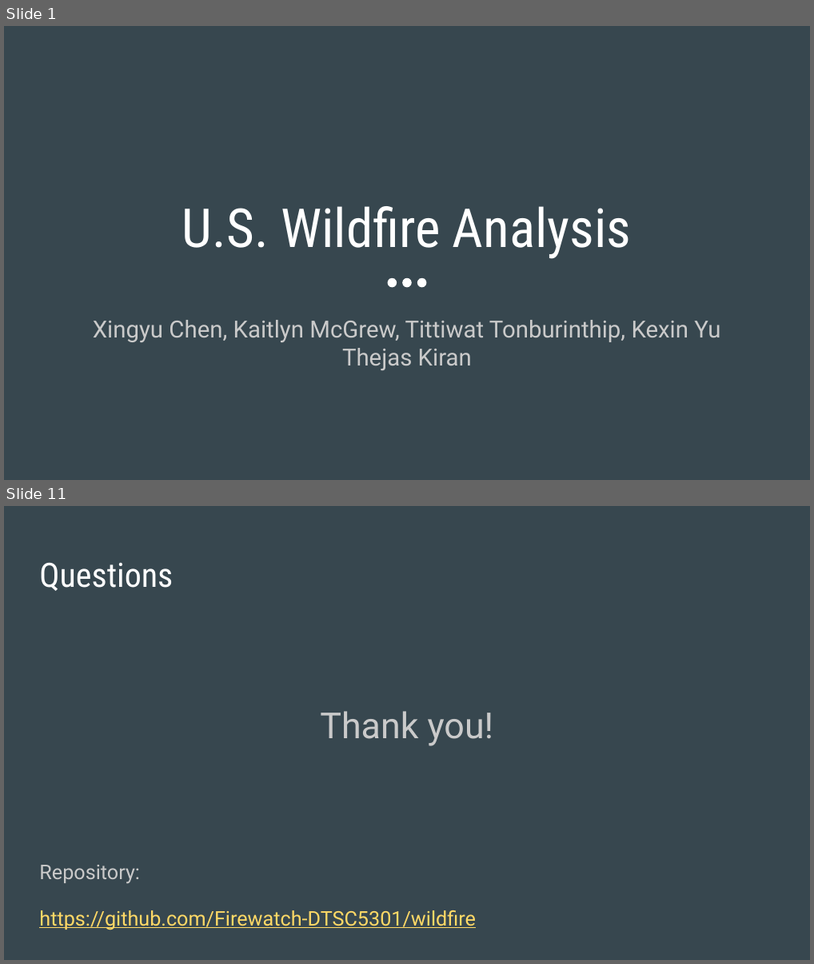
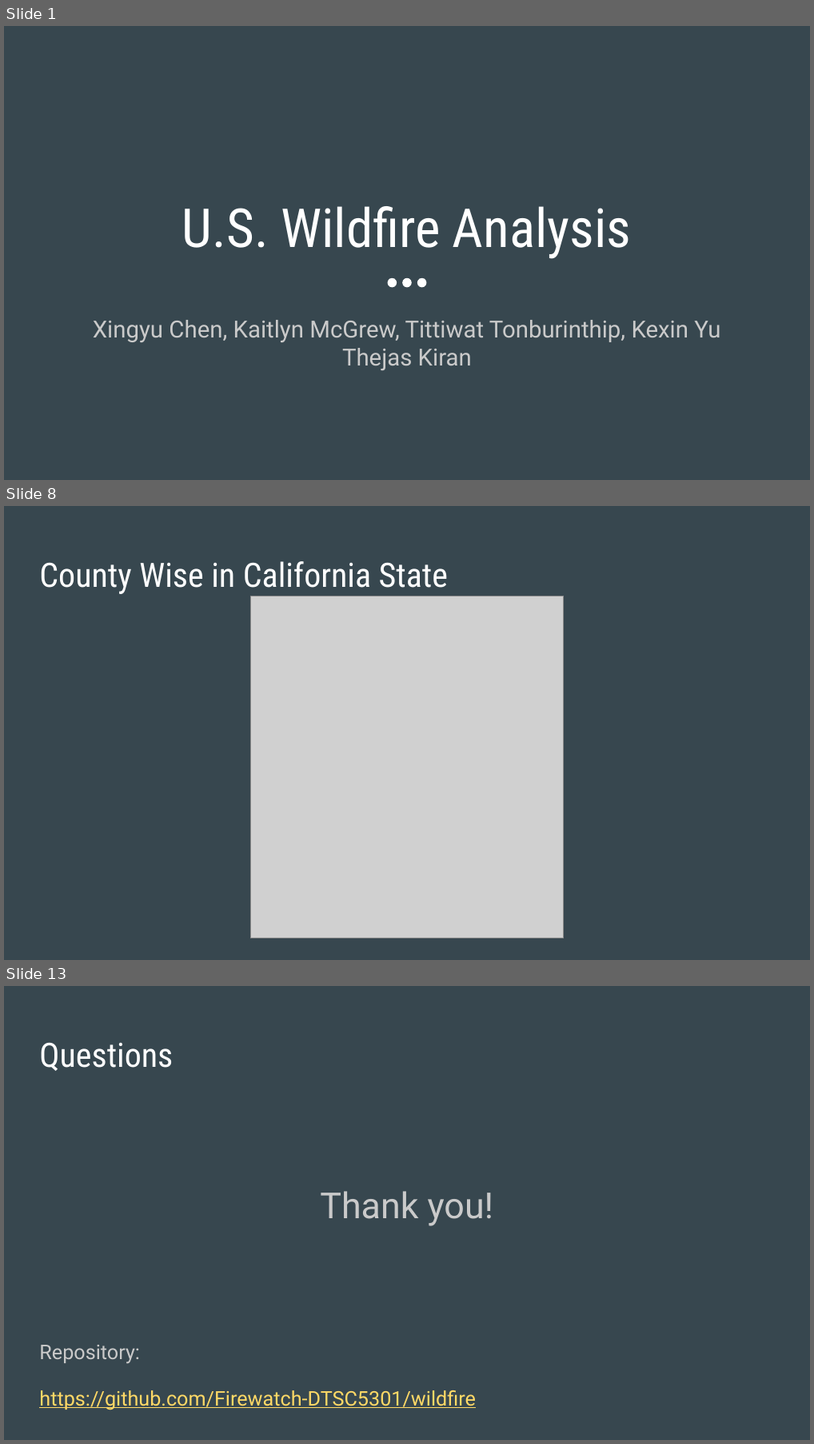
Before and after one commit to Firewatch-DTSC5301/wildfire, a slide deck: Firewatch_Presentation.pptx. Shown one above the other, each under a label of ours: slides 1 and 11 before the commit, slides 1, 8 and 13 after it; the slides between them are not shown. The pictures are 814x964 and 814x1444 pixels, drawn with LibreOffice and Linux fonts; fonts in the diff are those of the drawing; grey boxes stand for pictures. Boxes give left, top, right and bottom in pixels: in the first picture for what was removed or moved away, otherwise in the second. Text is boxed around its words. In the diff, an @@ line names an element or a change of style, - is before the commit and + after.

```diff
--- a/Firewatch_Presentation.pptx
+++ b/Firewatch_Presentation.pptx
@@ slide 8 added at (4, 506, 810, 960), background #37474F @@
@@ title added at (39, 561, 448, 594), 30 pt, text #FFFFFF @@
+County Wise in California State
@@ picture added at (250, 596, 564, 937) @@
@@ what was slide 11 is now slide 13 @@
```
Also in this commit, not shown: 7 slides changed, 3 other slides added, 2 slides removed.
